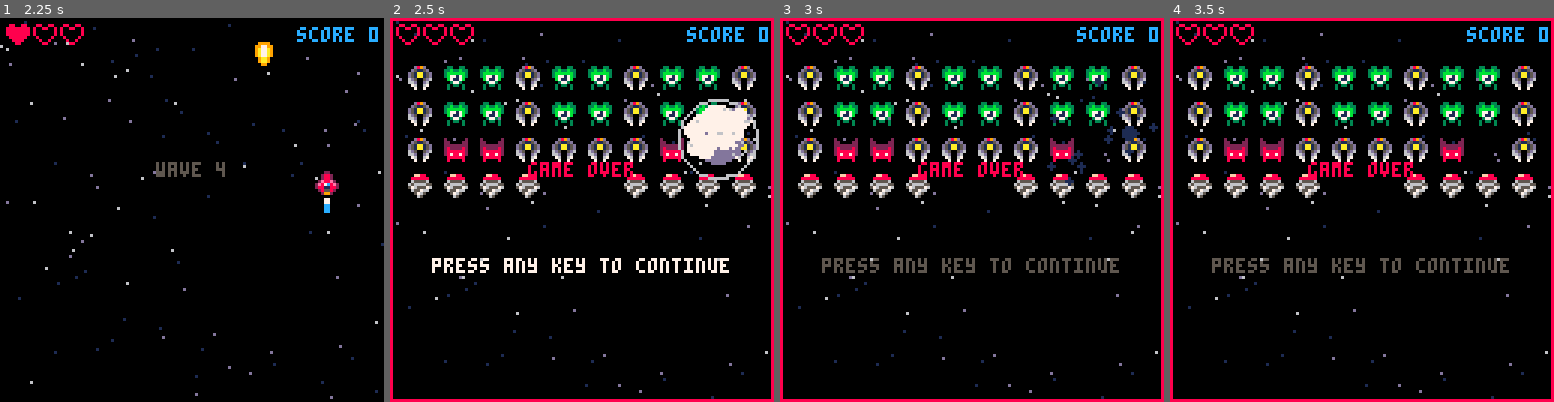
Above: before the commit, frames 1-4 (left to right).
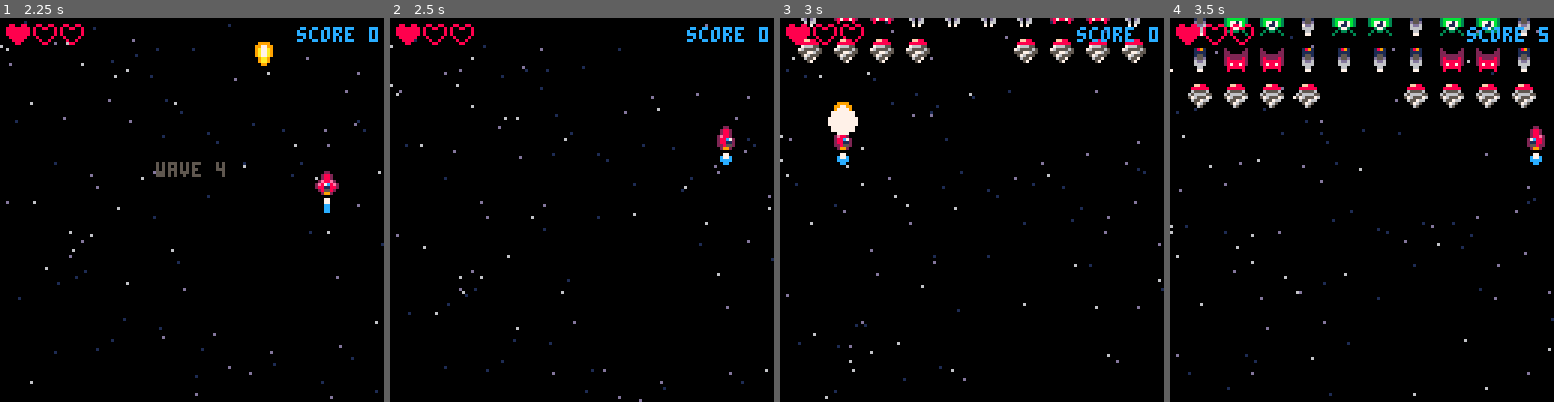
Above: after the commit, the same moments.

Repository: salty-max/shmup
Game: PICO-8 cartridge shmup.p8
Two runs of this game, one before a commit and one after it. Both use one fixed random seed, a clock stepped at 60 frames per second and the inputs below.
Inputs:
- Up to frame 1 (2.25 s): tap X (X key) at 0.33, 1.07, 1.85 s; tap O (Z key) at 0.7, 1.7, 2.1 s; hold Right 1.6-2.1 s; hold Up from 2.15 s (still down)
- Up to frame 2 (2.5 s): release Up at 2.42 s; hold Right from 2.47 s (still down)
- Up to frame 3 (3 s): keep holding Right; tap O (Z key) at 2.5, 2.9 s; tap X (X key) at 2.97 s
- Up to frame 4 (3.5 s): release Right at 3.03 s; hold Left from 3.08 s (still down); tap O (Z key) at 3.3 s

Frame 1 is identical in both runs. In frame 2, 18% of the frame differs, in the area x 0-100%, y 0-100%; in frame 3, 19%; in frame 4, 21%.

Commit message:
enemy fly in

Diff:
--- a/shmup.p8
+++ b/shmup.p8
@@ -376,15 +376,19 @@
 
 	-- moving enemies
 	for e in all(enemies) do
-		e.y += e.spd
-
+		-- enemy mission
+		do_enemy(e)
+
+		-- enemy animation
 		e.frame += 0.2
+
 		if flr(e.frame) > #e.anim then
 			e.frame = 1
 		end
 
 		e.spr = e.anim[flr(e.frame)]
 
+		-- enemy dies when leaving screen
 		if e.y > 128 then
 			del(enemies, e)
 		end
@@ -700,11 +704,14 @@
 end
 
 function spawn_enemy(etype, ex, ey)
-	local e = create_entity(ex, ey)
+	local e = create_entity(ex, ey - 64)
+	e.posx = ex
+	e.posy = ey
 	e.flash = 0
-	e.spd = 0
+	e.spd = 1
 	e.type = etype
 	e.frame = 1
+	e.mission = "flyin"
 
 	if etype == nil or etype == 1 then
 		-- green alien
@@ -753,6 +760,23 @@
 	end
 end
 
+-->8
+-- enemy behavior
+
+function do_enemy(e)
+	if e.mission == "flyin" then
+		e.y += e.spd
+
+		if e.y == e.posy then
+			e.mission = "protect"
+		end
+	elseif e.mission == "protect" then
+		-- todo
+	elseif e.mission == "attack" then
+		-- todo
+	end
+end
+
 __gfx__
 00000000000220000002200000022000000000000000000000000000000000000000000000000000000000000000000000000000088008800880088000000000
 000000000028820000288200002882000000000000077000000770000007700000c77c0000077000000000000000000000000000800880088888888800000000
